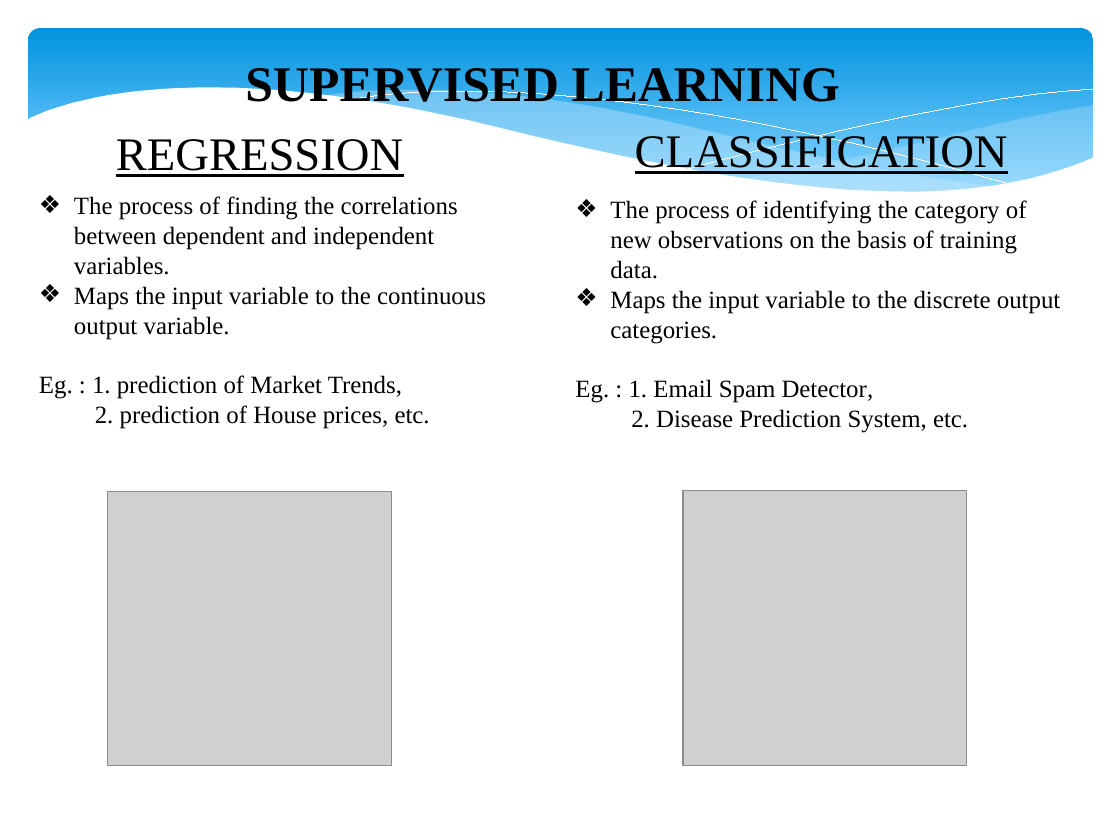
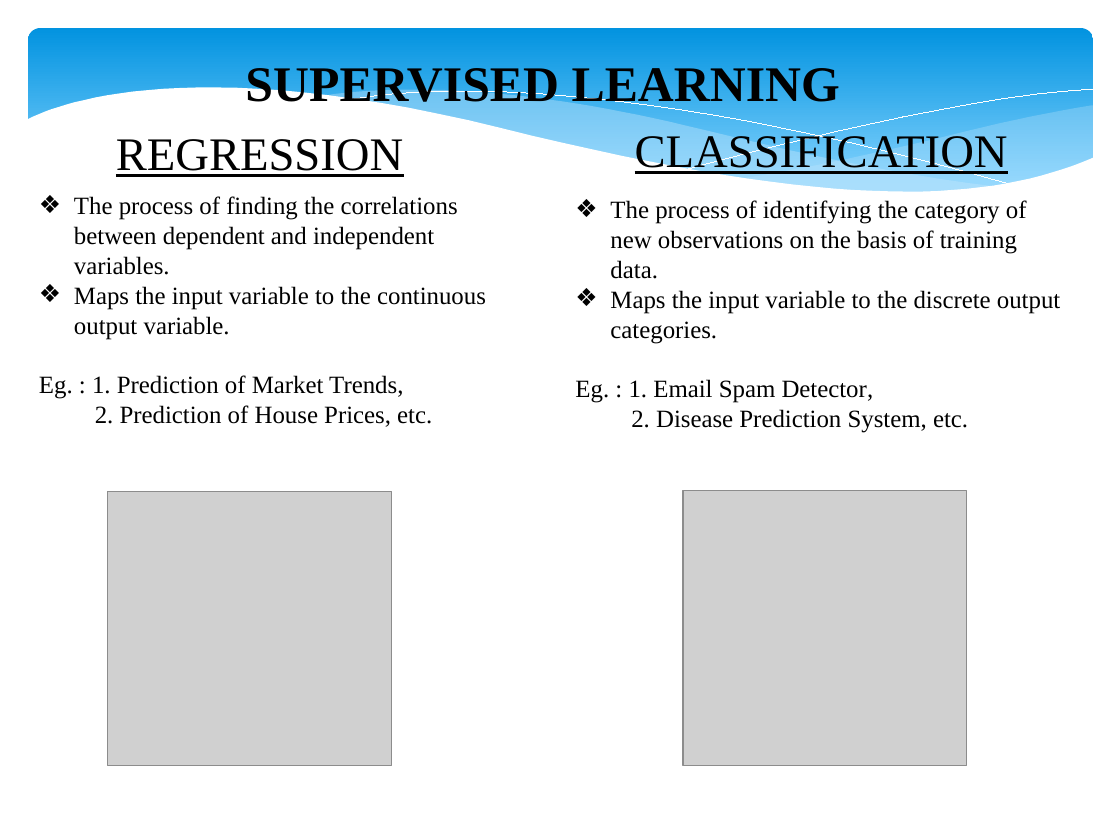
Before and after one commit to DebmalyaPal/Disease-Prediction-System-using-Machine-Learning, a slide deck: slide 9 of CS_8thSem_80.pptx. Drawn at 1120x840 pixels with LibreOffice and Linux fonts; fonts in the diff are those of the drawing; grey boxes stand for pictures; background and template pictures are left out. Boxes give left, top, right and bottom in pixels: in the first picture for what was removed or moved away, otherwise in the second. Text is boxed around its words. In the diff, an @@ line names an element or a change of style, - is before the commit and + after.

```diff
--- a/CS_8thSem_80.pptx
+++ b/CS_8thSem_80.pptx
@@ text at [39,375,432,427]: text changed @@
-Eg. : 1. prediction of Market Trends,
-2. prediction of House prices, etc.
+Eg. : 1. Prediction of Market Trends,
+2. Prediction of House Prices, etc.
```
Also in this commit, not shown: 2 other slides changed, 7 other files.
